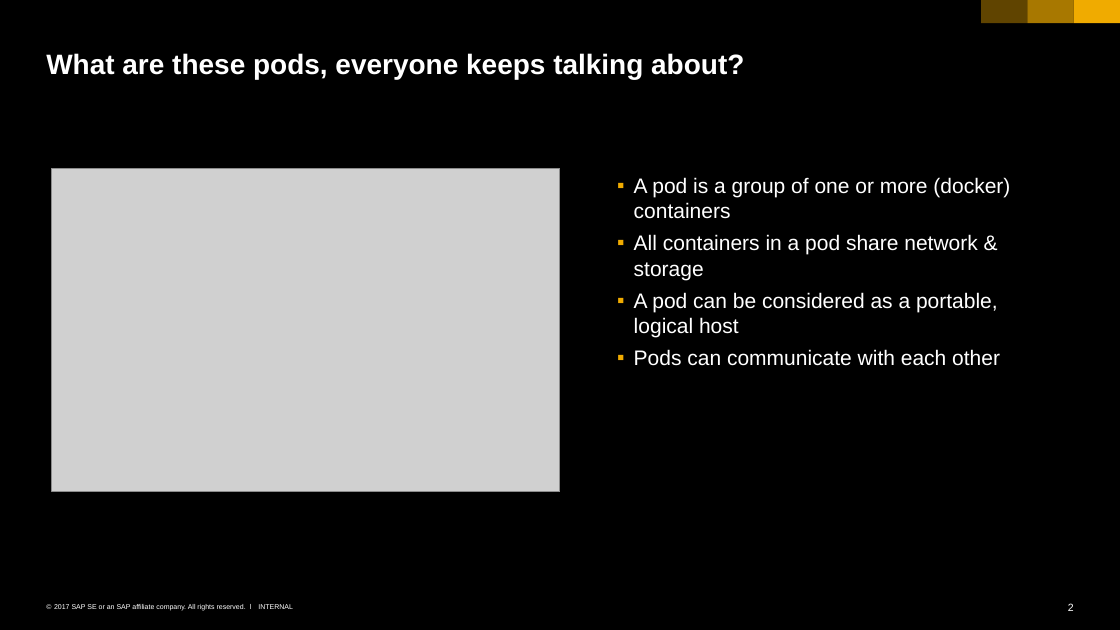
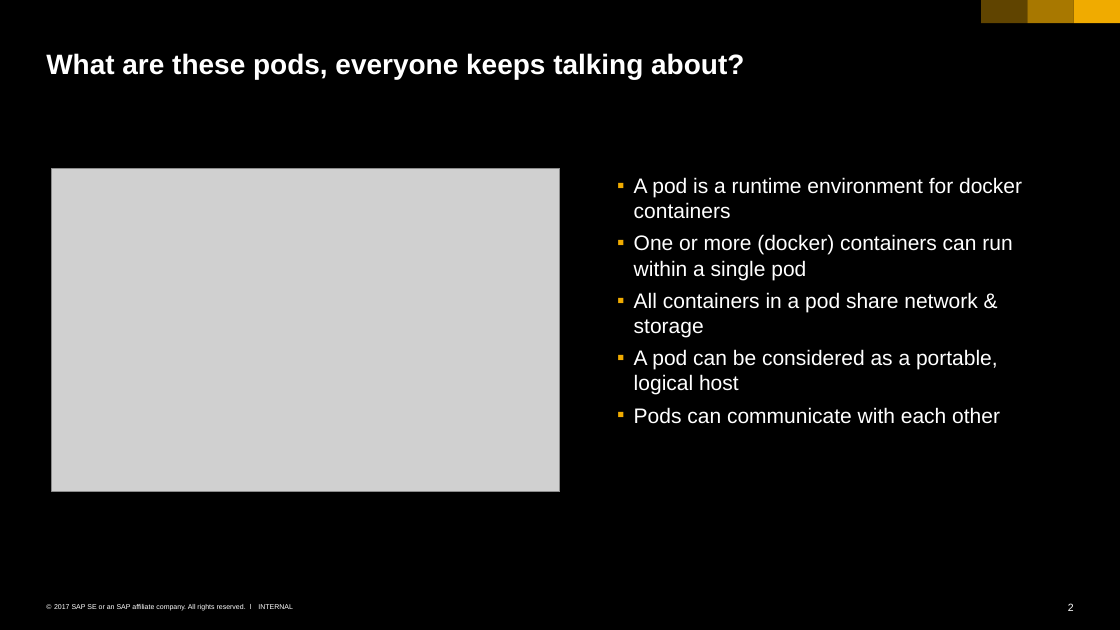
Before and after one commit to cuijiyao01/docker-k8s-training, a slide deck: slide 2 of kubernetes/01_k8s_core_components.pptx. Drawn at 1120x630 pixels with LibreOffice and Linux fonts; fonts in the diff are those of the drawing; grey boxes stand for pictures. Boxes give left, top, right and bottom in pixels: in the first picture for what was removed or moved away, otherwise in the second. Text is boxed around its words. In the diff, an @@ line names an element or a change of style, - is before the commit and + after.

```diff
--- a/kubernetes/01_k8s_core_components.pptx
+++ b/kubernetes/01_k8s_core_components.pptx
@@ text at (x1=634, y1=177, x2=1022, y2=280): text changed @@
-  ▪ A pod is a group of one or more (docker) containers
+  ▪ A pod is a runtime environment for docker containers
+  ▪ One or more (docker) containers can run within a single pod
```
Also in this commit, not shown: 1 slide added.
